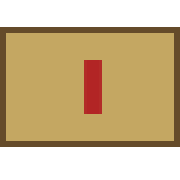
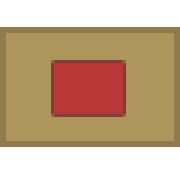
Comparing the layer stacks of the two 180px x 180px images. Changes:
painted on "Calque 3" over (54, 60, 123, 114)
